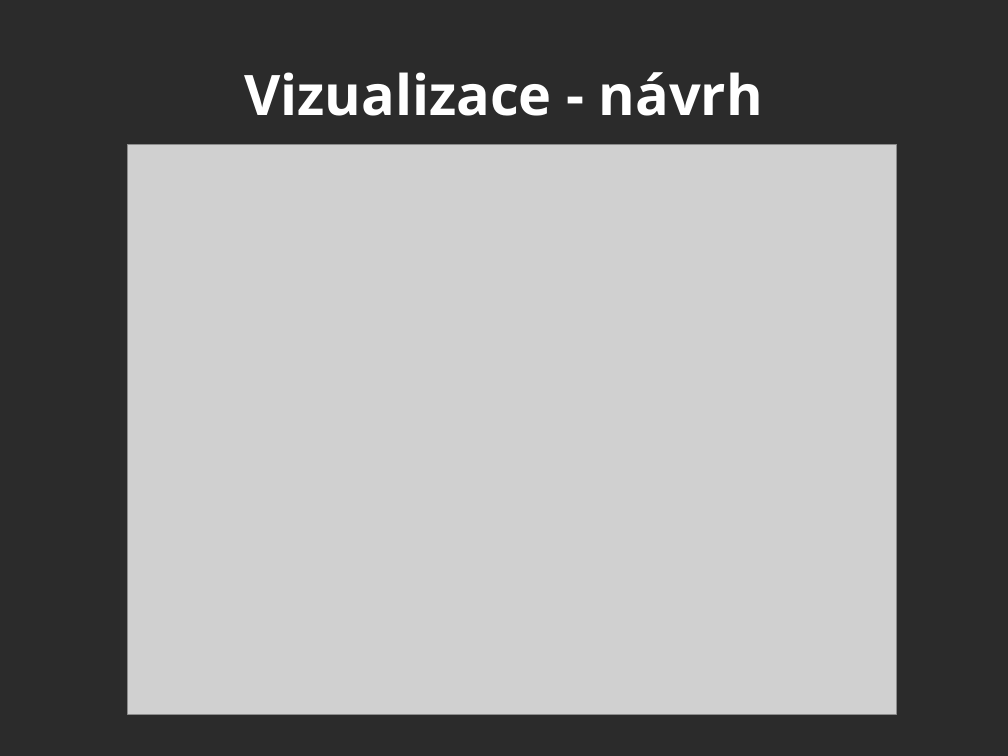
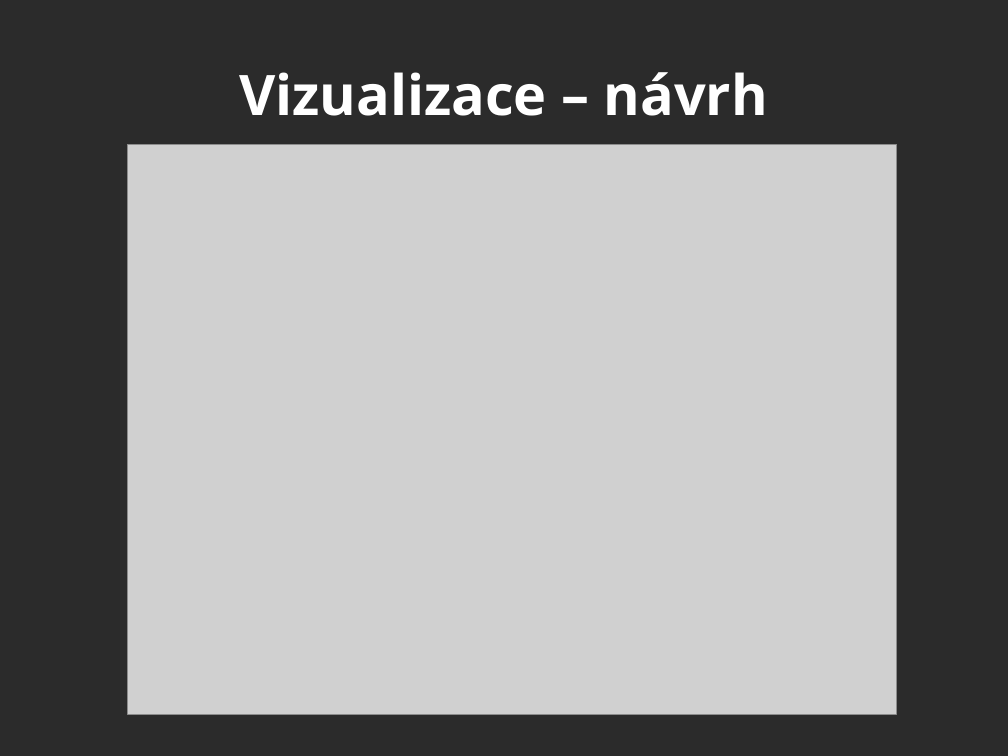
Before and after one commit to repli2dev/pa055-vizualization, a slide deck: slide 3 of Presentations/final-presentation.odp. Drawn at 1008x756 pixels with LibreOffice and Linux fonts; fonts in the diff are those of the drawing; grey boxes stand for pictures; background and template pictures are left out; a plain dark background stands for a picture behind light text. Boxes give left, top, right and bottom in pixels: in the first picture for what was removed or moved away, otherwise in the second. Text is boxed around its words. In the diff, an @@ line names an element or a change of style, - is before the commit and + after.

Commit message:
Fix typos in presentation

```diff
--- a/Presentations/final-presentation.odp
+++ b/Presentations/final-presentation.odp
@@ title at (239,72,768,116): text changed @@
-Vizualizace - návrh
+Vizualizace – návrh
```
Also in this commit, not shown: 3 other slides changed.
